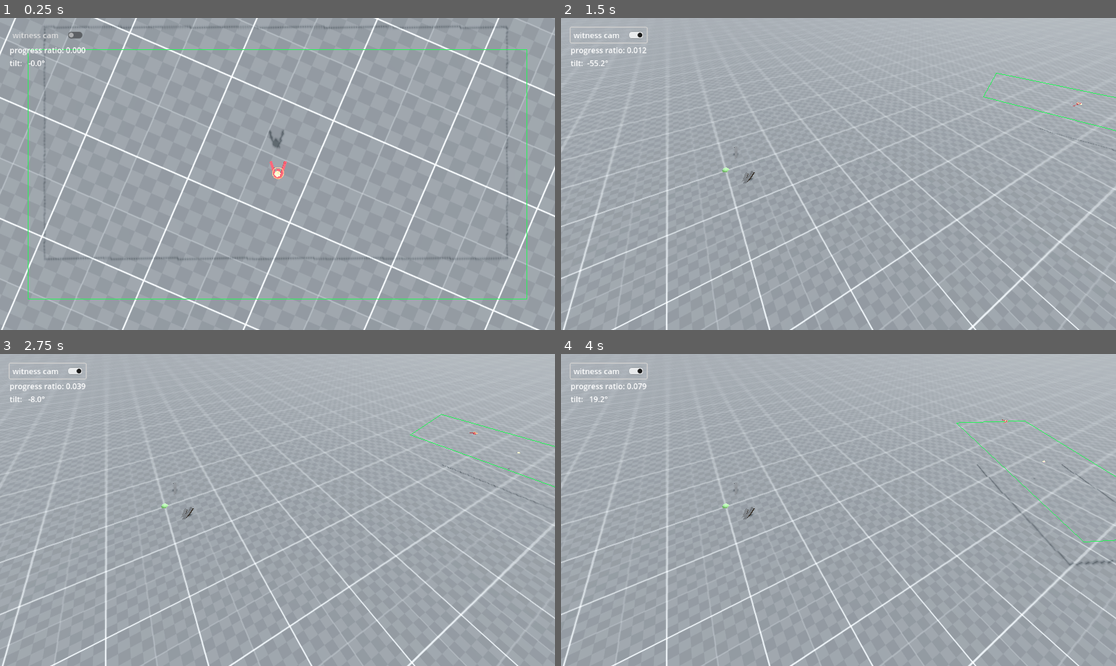
Above: before the commit, frames 1-4 (two rows, left to right).
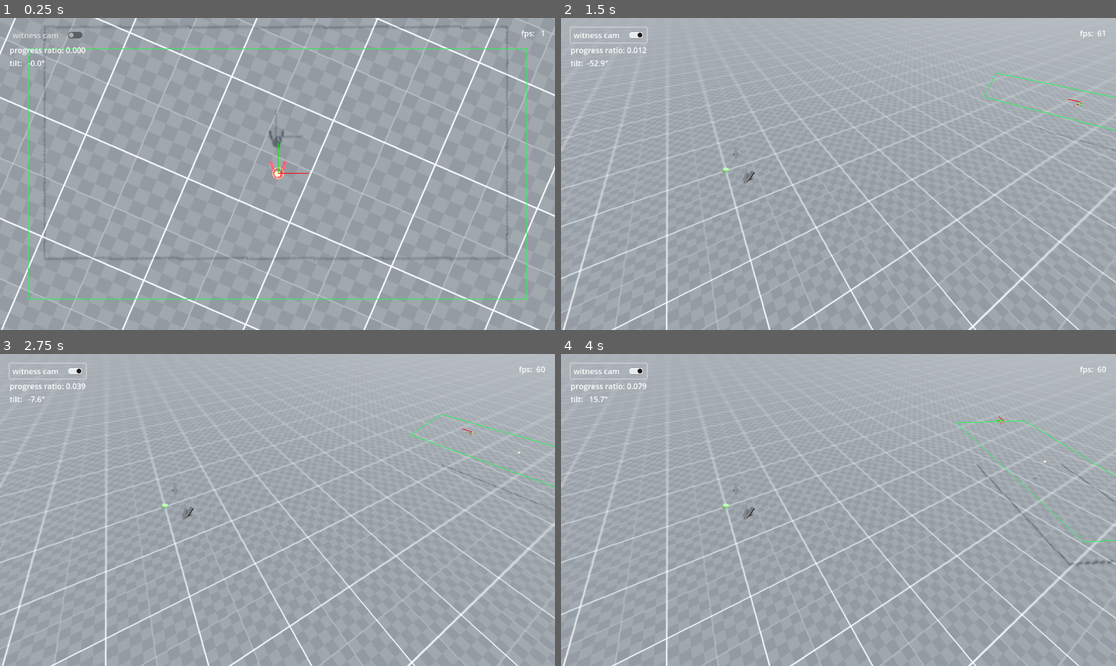
Above: after the commit, the same moments.

Repository: ioxu/star
Game: Godot game, scene res://assets/levels/test_level_two.tscn
Two runs of this game, one before a commit and one after it. Both use one fixed random seed, a clock stepped at 60 frames per second and the inputs below. This scene is started directly instead of the project's main scene.
Inputs:
- Up to frame 1 (0.25 s): no input
- Up to frame 2 (1.5 s): click "witness cam" at 0.5 s; hold Right (ui_right) from 1.28 s (still down)
- Up to frame 3 (2.75 s): release Right (ui_right) at 2.03 s; hold Down (ui_down) from 2.03 s (still down)
- Up to frame 4 (4 s): release Down (ui_down) at 2.78 s; hold Right (ui_right) 2.78-3.53 s; hold Up (ui_up) from 3.53 s (still down)

The runs differ from the first frame. In frame 1, 0.5% of the frame differs, in the area x 5-100%, y 1-100%; in frame 2, less than 0.1%; in frame 3, less than 0.1%; in frame 4, less than 0.1%.

Commit message:
fix limited speed on corrective forces

Diff:
--- a/assets/levels/test_level_two.tscn
+++ b/assets/levels/test_level_two.tscn
@@ -23,6 +23,7 @@
 @onready var witness_camera_toggle : CheckButton = find_child(\"witness_camera_toggle\")
 @onready var progress_ratio_label : Label = find_child(\"progress_ratio\")
 @onready var tilt_label : Label = find_child(\"tilt_label\")
+@onready var fps_label : Label = find_child(\"fps_label\")
 
 @onready var main_camera : Camera3D = find_child(\"Camera3D\")
 @onready var witness_camera : Camera3D = find_child(\"witness_camera\")
@@ -36,18 +37,24 @@
 	pprint(\"_ready()\")
 
 	Input.set_mouse_mode(Input.MOUSE_MODE_VISIBLE)
+
+	#--
+	anim_player.callback_mode_process = AnimationMixer.ANIMATION_CALLBACK_MODE_PROCESS_PHYSICS
+	#--
 
 	#$Player.global_position = camera.global_position * Vector3(1.0, 0.0, 1.0)
 	$Player.global_position = path_follow.global_position * Vector3(1.0, 0.0, 1.0)
 	last_path_position = path_follow.global_position
 
 
-func _process(delta: float) -> void:
-#func _physics_process(delta: float) -> void:
+#func _process(delta: float) -> void:
+func _physics_process(delta: float) -> void:
 	scene_time += delta
 
 	#path_follow.progress = scene_time * _travel_speed
 	#pprint(\"path_follow.progress: %s\"%path_follow.progress)
+
+	fps_label.text = \"fps: %3d\"%Engine.get_frames_per_second()
 
 	progress_ratio_label.text = \"progress ratio: %0.3f\"%path_follow.progress_ratio
 	if path_follow.progress_ratio >= 0.95 and not has_looped:
@@ -61,6 +68,9 @@
 		var current_anim_name = anim_player.current_animation
 		var animation : Animation = anim_player.get_animation(current_anim_name)
 		var next_time = anim_player.current_animation_position + delta * 1.0 #5.0
+		#pprint(\"--\")
+		#pprint(anim_player.current_animation_position)
+		#pprint(\"%0.3f (%0.4f)\"%[next_time, delta])
 		var track_index = 0
 		if track_index < animation.get_track_count() and animation.track_get_type( track_index ) == Animation.TYPE_BEZIER:
 			var next_frame_value = animation.bezier_track_interpolate( track_index, next_time)
@@ -80,18 +90,23 @@
 			var current_local_position : Vector3 = path_follow.to_local($Player.global_position)
 			# current position in future frame, to global space
 			var future_global_position : Vector3 = path_follow_ahead.to_global( current_local_position )
-			# future position in the current frame
+
+			# -----------------------------------------------------------------
+			# TODO: need to rotate the future global position
+			# by the difference in u rotation of the current to future frame
+			# -----------------------------------------------------------------
 
 			# orange dot
-			future_global_position_marker.global_position = future_global_position + Vector3(0.0, 2.0, 0.0)
-
-			$Player.add_exo_direction( (future_global_position - $Player.global_position) *0.5 ) # * 0.5 )
+			future_global_position_marker.global_position = future_global_position + Vector3(0.0, 1.0, 0.0)
+
+			$Player.add_exo_direction( (future_global_position - $Player.global_position) * 0.5 ) # * 0.5 )
 
 			# future global position in the local current frame
 			var future_local_position : Vector3 = path_follow.to_local(future_global_position)
 
 			# orange ring
-			future_local_position_marker.position = future_local_position + Vector3(0.0, 2.0, 0.0)
+			future_local_position_marker.position = future_local_position + Vector3(0.0, 1.0, 0.0)
+			#future_local_position_marker.global_position = path_follow.to_global( future_local_position ) + Vector3(0.0, 1.0, 0.0)
 
 			var yaw = -path_follow.global_basis.z
 			yaw = - yaw.signed_angle_to( future_local_position - current_local_position, Vector3.UP )
@@ -122,6 +137,8 @@
 		main_camera.make_current()
 
 "
+
+[sub_resource type="StyleBoxEmpty" id="StyleBoxEmpty_3abyr"]
 
 [sub_resource type="ProceduralSkyMaterial" id="ProceduralSkyMaterial_qdmn5"]
 sky_horizon_color = Color(0.66224277, 0.6717428, 0.6867428, 1)
@@ -187,6 +204,8 @@
 
 [sub_resource type="TorusMesh" id="TorusMesh_3abyr"]
 inner_radius = 0.849
+rings = 16
+ring_segments = 8
 
 [sub_resource type="StandardMaterial3D" id="StandardMaterial3D_0vh3s"]
 transparency = 1
@@ -382,26 +401,46 @@
 grow_vertical = 2
 
 [node name="MarginContainer" type="MarginContainer" parent="CanvasLayer/Control"]
-layout_mode = 0
-offset_right = 40.0
-offset_bottom = 40.0
+layout_mode = 1
+anchors_preset = 15
+anchor_right = 1.0
+anchor_bottom = 1.0
+grow_horizontal = 2
+grow_vertical = 2
 theme_override_constants/margin_left = 20
 theme_override_constants/margin_top = 20
-
-[node name="VBoxContainer" type="VBoxContainer" parent="CanvasLayer/Control/MarginContainer"]
-layout_mode = 2
-
-[node name="witness_camera_toggle" type="CheckButton" parent="CanvasLayer/Control/MarginContainer/VBoxContainer"]
+theme_override_constants/margin_right = 20
+theme_override_constants/margin_bottom = 20
+
+[node name="HBoxContainer" type="HBoxContainer" parent="CanvasLayer/Control/MarginContainer"]
+layout_mode = 2
+
+[node name="VBoxContainer" type="VBoxContainer" parent="CanvasLayer/Control/MarginContainer/HBoxContainer"]
+layout_mode = 2
+
+[node name="witness_camera_toggle" type="CheckButton" parent="CanvasLayer/Control/MarginContainer/HBoxContainer/VBoxContainer"]
 layout_mode = 2
 text = "witness cam"
 
-[node name="progress_ratio" type="Label" parent="CanvasLayer/Control/MarginContainer/VBoxContainer"]
+[node name="progress_ratio" type="Label" parent="CanvasLayer/Control/MarginContainer/HBoxContainer/VBoxContainer"]
 layout_mode = 2
 text = "progress ratio"
 
-[node name="tilt_label" type="Label" parent="CanvasLayer/Control/MarginContainer/VBoxContainer"]
+[node name="tilt_label" type="Label" parent="CanvasLayer/Control/MarginContainer/HBoxContainer/VBoxContainer"]
 layout_mode = 2
 text = "tilt"
+
+[node name="VSeparator" type="VSeparator" parent="CanvasLayer/Control/MarginContainer/HBoxContainer"]
+layout_mode = 2
+size_flags_horizontal = 3
+theme_override_styles/separator = SubResource("StyleBoxEmpty_3abyr")
+
+[node name="VBoxContainer2" type="VBoxContainer" parent="CanvasLayer/Control/MarginContainer/HBoxContainer"]
+layout_mode = 2
+
+[node name="fps_label" type="Label" parent="CanvasLayer/Control/MarginContainer/HBoxContainer/VBoxContainer2"]
+layout_mode = 2
+text = "fps"
 
 [node name="lvl_grp" type="Node3D" parent="."]
 transform = Transform3D(1, 0, 0, 0, 1, 0, 0, 0, 1, 0, -30, 0)
@@ -455,6 +494,7 @@
 
 [node name="Player" parent="." node_paths=PackedStringArray("camera") instance=ExtResource("3_3abyr")]
 camera = NodePath("../action/Path3D/PathFollow3D/Camera3D")
+draw_debug = true
 
 [node name="action" type="Node3D" parent="."]
 
@@ -510,6 +550,7 @@
 debug_color = Color(0.76328486, 0.42804155, 0.38644674, 0.41960785)
 
 [node name="AnimationPlayer" type="AnimationPlayer" parent="action"]
+callback_mode_process = 0
 libraries = {
 &"": SubResource("AnimationLibrary_jjm7x")
 }
@@ -519,4 +560,4 @@
 [node name="witness_camera" type="Camera3D" parent="."]
 transform = Transform3D(0.49999997, -0.628723, 0.5955732, 0, 0.6877086, 0.72598684, -0.8660255, -0.36299336, 0.34385425, 352.52307, 255.5, -51.889557)
 
-[connection signal="toggled" from="CanvasLayer/Control/MarginContainer/VBoxContainer/witness_camera_toggle" to="." method="_on_witness_camera_toggle_toggled"]
+[connection signal="toggled" from="CanvasLayer/Control/MarginContainer/HBoxContainer/VBoxContainer/witness_camera_toggle" to="." method="_on_witness_camera_toggle_toggled"]
--- a/assets/player/player_controller.gd
+++ b/assets/player/player_controller.gd
@@ -9,7 +9,7 @@
 
 
 #-- move
-var MAX_SPEED = 120.0
+var MAX_SPEED : float = 120.0
 
 #var pos_spring : HarmonicMotion.Spring3 = HarmonicMotion.Spring3.new( 60.0, 20.0 )   #Spring2( 80.0, 10.0 )
 var action_plane = Plane(Vector3.UP, Vector3.ZERO) # used for returning objects to the main plane of action
@@ -99,6 +99,9 @@
 	var camy : Vector3 = (camera.global_basis.y * Vector3(1.0, 0.0, 1.0)).normalized()
 	var camx : Vector3 = (camera.global_basis.x * Vector3(1.0, 0.0, 1.0)).normalized()
 
+	if input_direction.length() > 1.0:
+		input_direction = input_direction.normalized()
+
 	direction = input_direction.x * camx + input_direction.z * -camy
 
 	if draw_debug:
@@ -115,8 +118,7 @@
 
 	direction = direction + _exo_direction
 	aim = aim + _exo_aim
-	if direction.length() > 1.0:
-		direction = direction.normalized()
+
 
 	target_velocity = direction * MAX_SPEED
 	velocity = velocity.move_toward( target_velocity, acceleration * delta )
@@ -139,7 +141,7 @@
 	rotation.y = _exo_yaw + yaw * -0.65
 
 	#tilt_spring.target = input_direction.x
-	var local_direction  = direction.rotated( Vector3.UP, -self.global_rotation.y )
+	var local_direction : Vector3 = direction.rotated( Vector3.UP, -self.global_rotation.y )
 	tilt_spring.target = local_direction.x
 	#yaw_spring.target = input_direction.x + aim.x
 	yaw_spring.target = local_direction.x + aim.x
--- a/project.godot
+++ b/project.godot
@@ -118,6 +118,7 @@
 [physics]
 
 3d/physics_engine="Jolt Physics"
+common/physics_interpolation=true
 
 [rendering]
 
Not shown: 1 places in assets/levels/test_level_two.tscn that only renumber resources
